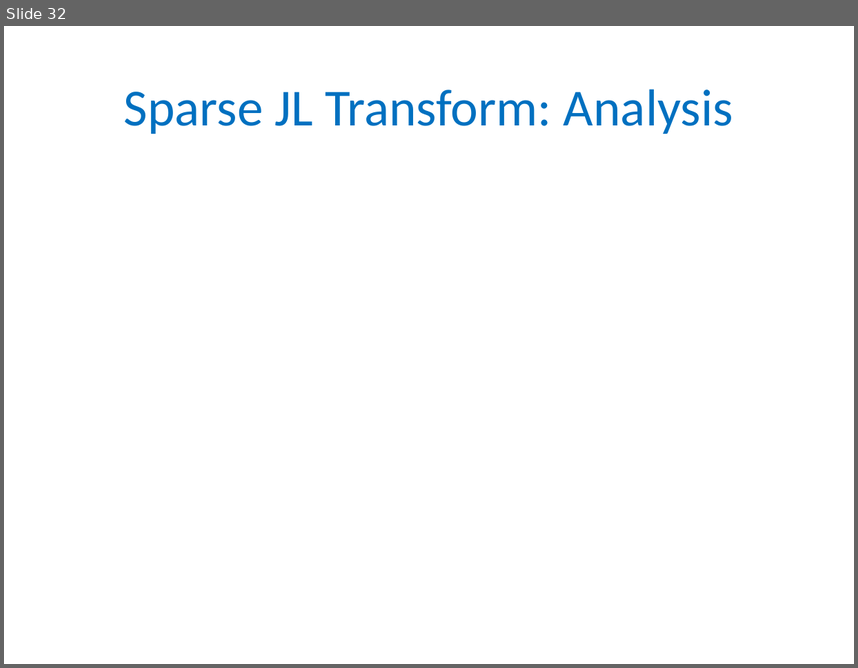
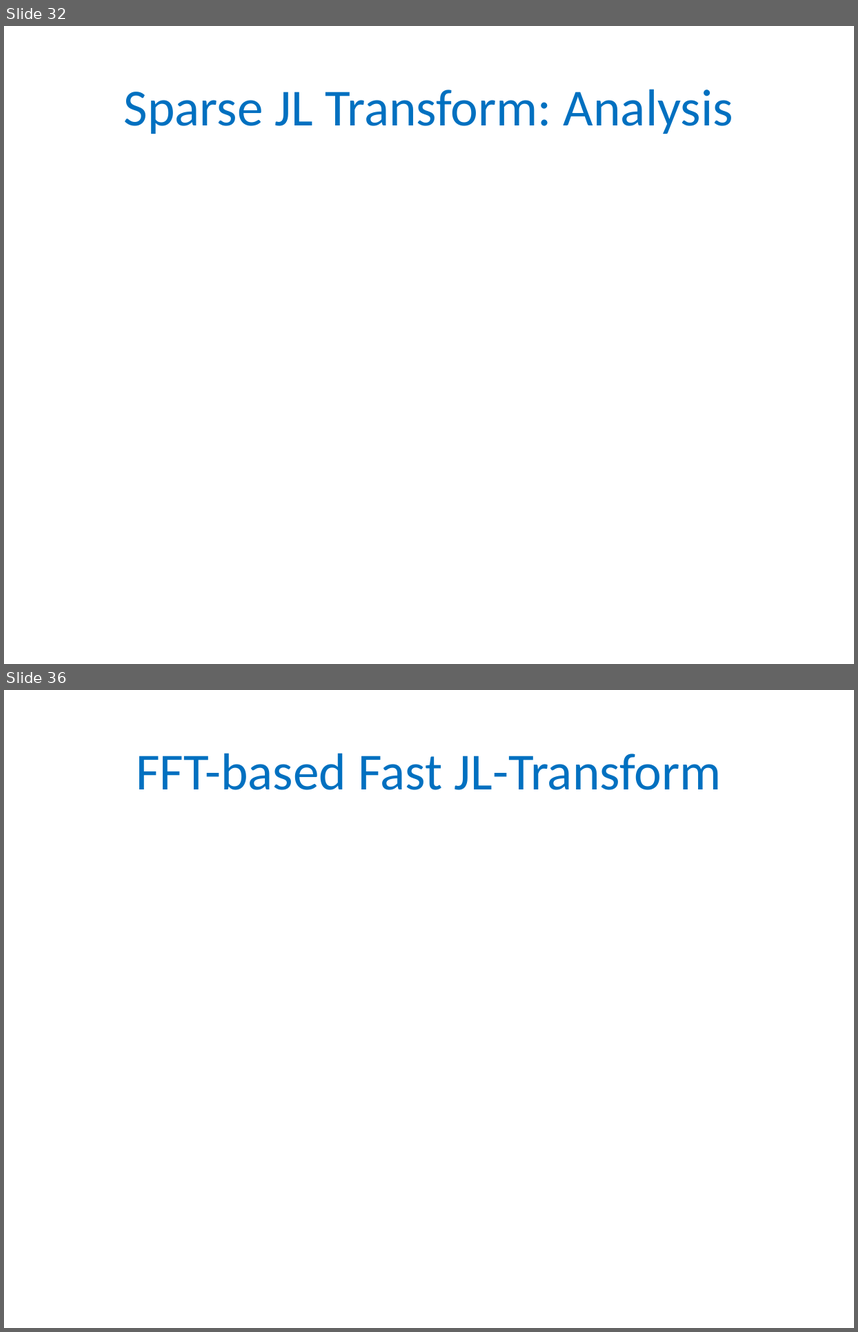
Before and after one commit to gyaroslavtsev/gyaroslavtsev.github.io, a slide deck: big-data/lecture05.pptx. Shown one above the other, each under a label of ours: slide 32 before the commit, slides 32 and 36 after it; the slides between them are not shown. The pictures are 858x668 and 858x1332 pixels, drawn with LibreOffice and Linux fonts; fonts in the diff are those of the drawing; grey boxes stand for pictures. Boxes give left, top, right and bottom in pixels: in the first picture for what was removed or moved away, otherwise in the second. Text is boxed around its words. In the diff, an @@ line names an element or a change of style, - is before the commit and + after.

```diff
--- a/big-data/lecture05.pptx
+++ b/big-data/lecture05.pptx
@@ slide 36 added at (4, 690, 854, 1328), background #FFFFFF @@
@@ title added at (136, 753, 722, 790), 44 pt, text #0070C0 @@
+FFT-based Fast JL-Transform
```
Also in this commit, not shown: 4 other slides added, 2 other files.
